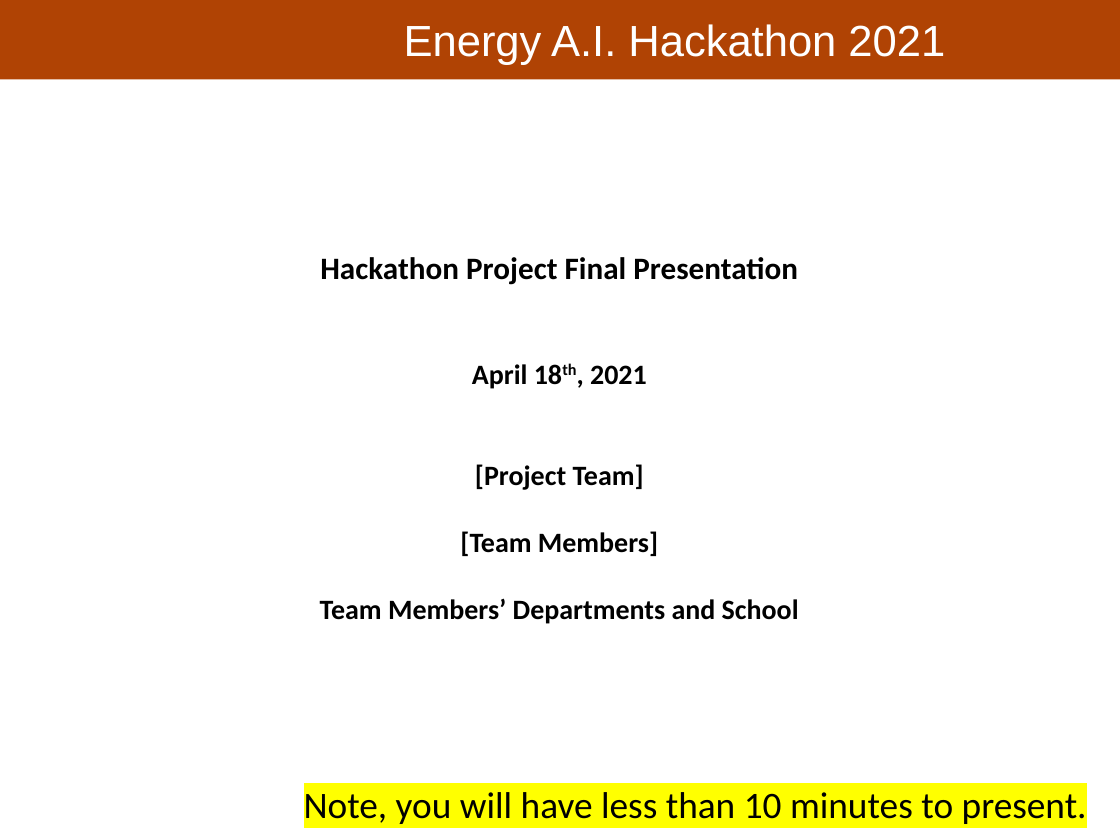
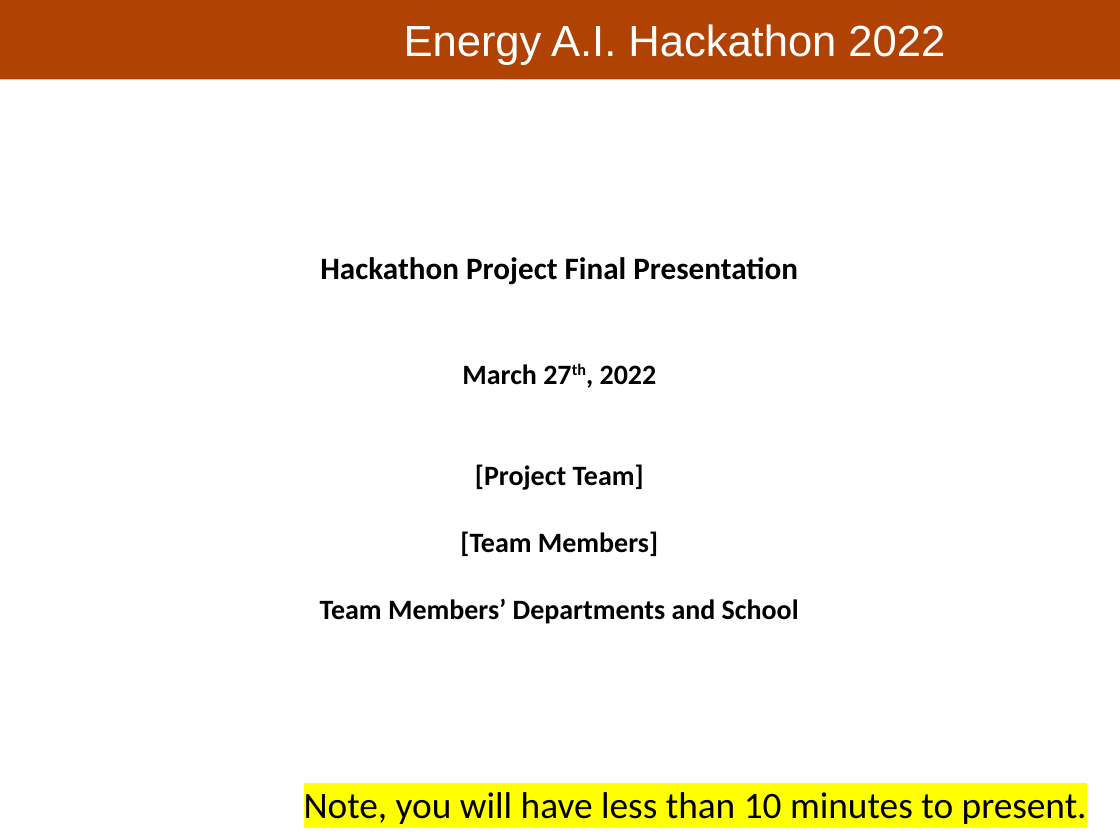
Before and after one commit to PGEHackathon/resources, a slide deck: slide 1 of Hackathon_PresentationTemplate.pptx. Drawn at 1120x840 pixels with LibreOffice and Linux fonts; fonts in the diff are those of the drawing; background and template pictures are left out. Boxes give left, top, right and bottom in pixels: in the first picture for what was removed or moved away, otherwise in the second. Text is boxed around its words. In the diff, an @@ line names an element or a change of style, - is before the commit and + after.

```diff
--- a/Hackathon_PresentationTemplate.pptx
+++ b/Hackathon_PresentationTemplate.pptx
@@ text at (x1=404, y1=24, x2=945, y2=65): text changed @@
-Energy A.I. Hackathon 2021
+Energy A.I. Hackathon 2022
@@ text at (x1=462, y1=364, x2=657, y2=385): text changed @@
-April 18th, 2021
+March 27th, 2022
```
Also in this commit, not shown: 5 other slides changed, 1 other file.
